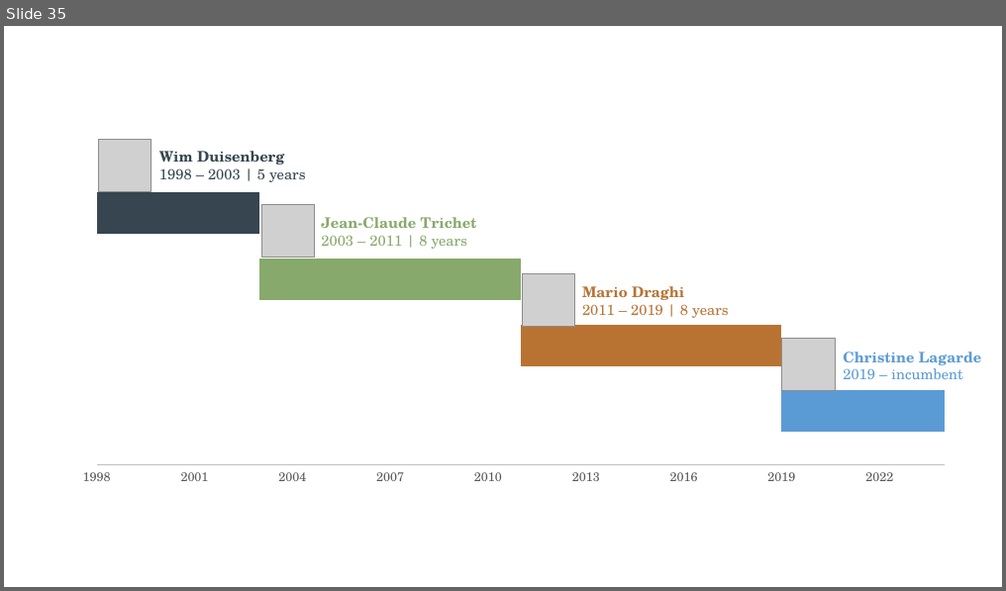
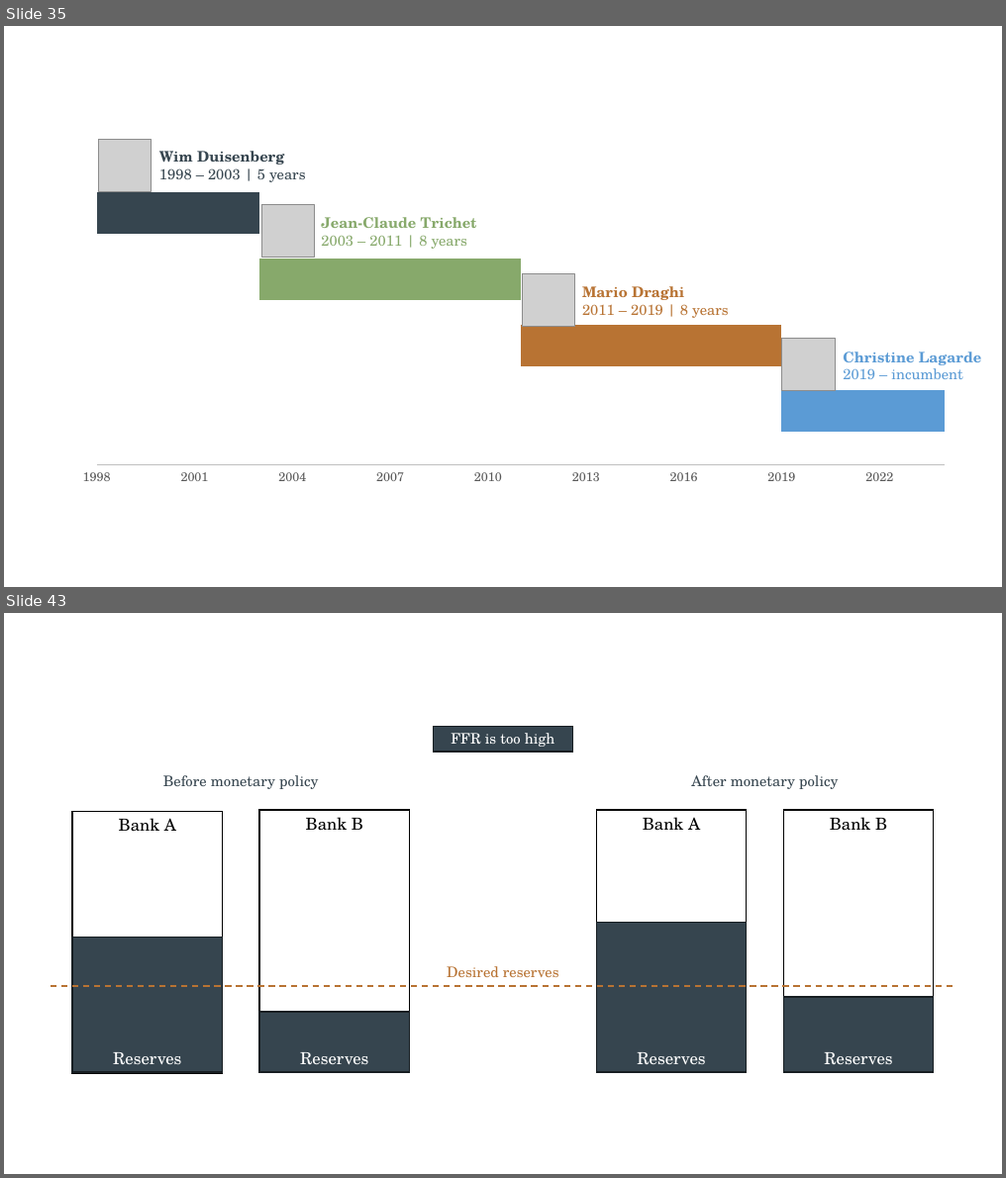
Before and after one commit to ncachanosky/ECON-3320-online, a slide deck: figures/figures.pptx. Shown one above the other, each under a label of ours: slide 35 before the commit, slides 35 and 43 after it; the slides between them are not shown. The pictures are 1006x591 and 1006x1178 pixels, drawn with LibreOffice and Linux fonts; fonts in the diff are those of the drawing; grey boxes stand for pictures. Boxes give left, top, right and bottom in pixels: in the first picture for what was removed or moved away, otherwise in the second. Text is boxed around its words. In the diff, an @@ line names an element or a change of style, - is before the commit and + after.

```diff
--- a/figures/figures.pptx
+++ b/figures/figures.pptx
@@ slide 43 added at [4,613,1002,1174], background #FFFFFF @@
@@ rectangle added at [434,726,573,752], fill #36454F, outline #181E23 1.5 pt, 14 pt, text #FFFFFF @@
+FFR is too high
@@ text added at [163,775,318,789], 14 pt, text #36454F @@
+Before monetary policy
@@ text added at [691,775,839,789], 14 pt, text #36454F @@
+After monetary policy
@@ rectangle added at [73,811,223,1073], fill #FFFFFF, outline #000000 1.5 pt, 16 pt, text #000000 @@
+Bank A
@@ rectangle added at [260,810,410,1072], fill #FFFFFF, outline #000000 1.5 pt, 16 pt, text #000000 @@
+Bank B
@@ rectangle added at [597,810,746,1072], fill #FFFFFF, outline #000000 1.5 pt, 16 pt, text #000000 @@
+Bank A
@@ rectangle added at [784,810,934,1072], fill #FFFFFF, outline #000000 1.5 pt, 16 pt, text #000000 @@
+Bank B
@@ rectangle added at [73,937,223,1072], fill #36454F, outline #181E23 1.5 pt, 16 pt, text #FFFFFF @@
+Reserves
@@ rectangle added at [597,922,746,1072], fill #36454F, outline #181E23 1.5 pt, 16 pt, text #FFFFFF @@
+Reserves
@@ text added at [447,966,559,977], 14 pt, text #B87333 @@
+Desired reserves
@@ line added from (51, 986) to (956, 986), #B87333 1.5 pt dashed @@
@@ rectangle added at [784,997,934,1072], fill #36454F, outline #181E23 1.5 pt, 16 pt, text #FFFFFF @@
+Reserves
@@ rectangle added at [260,1012,410,1072], fill #36454F, outline #181E23 1.5 pt, 16 pt, text #FFFFFF @@
+Reserves
```
Also in this commit, not shown: 5 slides changed, 18 other slides added, 32 other files.
